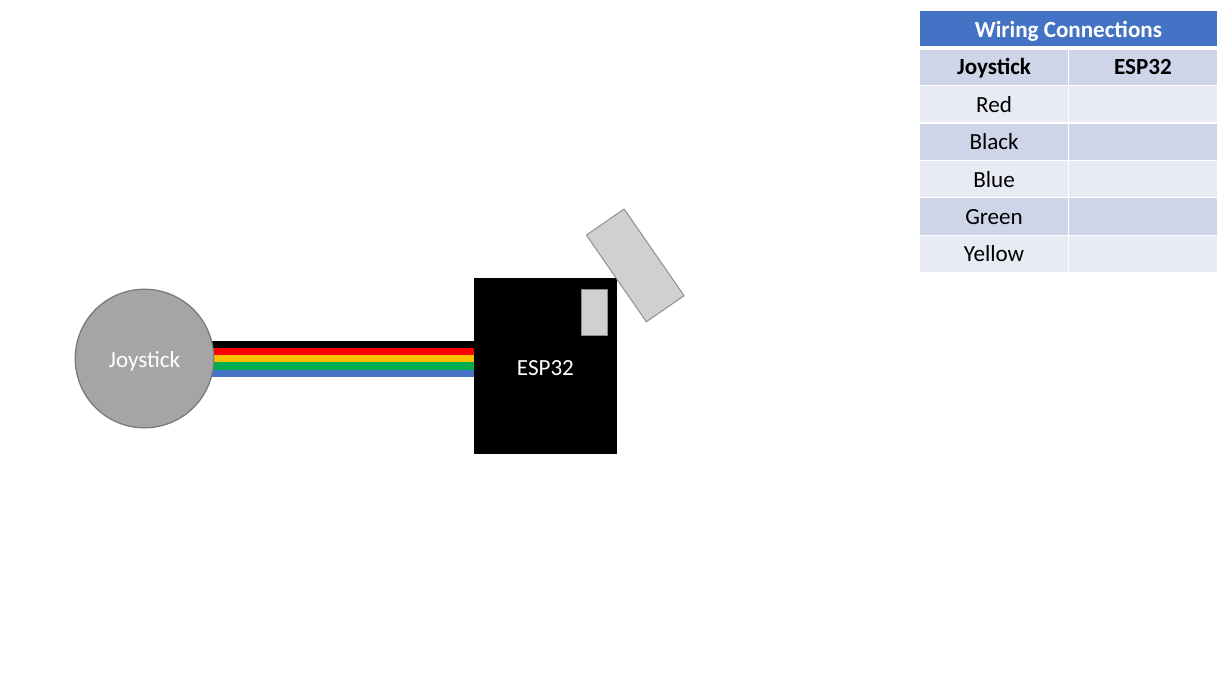
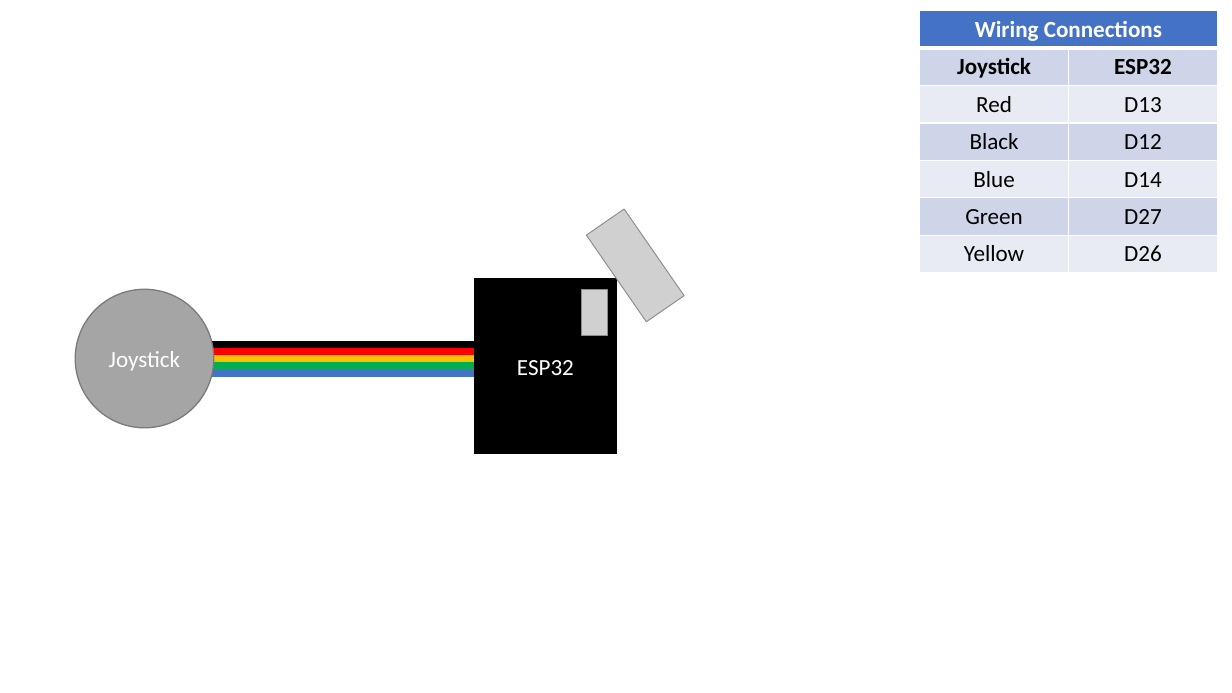
Before and after one commit to JamesHolland181/Mobile-Gantry, a slide deck: slide 2 of images/electronics diagram.pptx. Drawn at 1232x693 pixels with LibreOffice and Linux fonts; fonts in the diff are those of the drawing; grey boxes stand for pictures. Boxes give left, top, right and bottom in pixels: in the first picture for what was removed or moved away, otherwise in the second. Text is boxed around its words. In the diff, an @@ line names an element or a change of style, - is before the commit and + after.

```diff
--- a/images/electronics diagram.pptx
+++ b/images/electronics diagram.pptx
@@ table at box(920, 10, 1217, 273) @@
-row 3, column 2: 
+row 3, column 2: D13
-row 4, column 2: 
+row 4, column 2: D12
-row 5, column 2: 
+row 5, column 2: D14
-row 6, column 2: 
+row 6, column 2: D27
-row 7, column 2: 
+row 7, column 2: D26
```
Also in this commit, not shown: 1 other slide changed, 10 other files.
